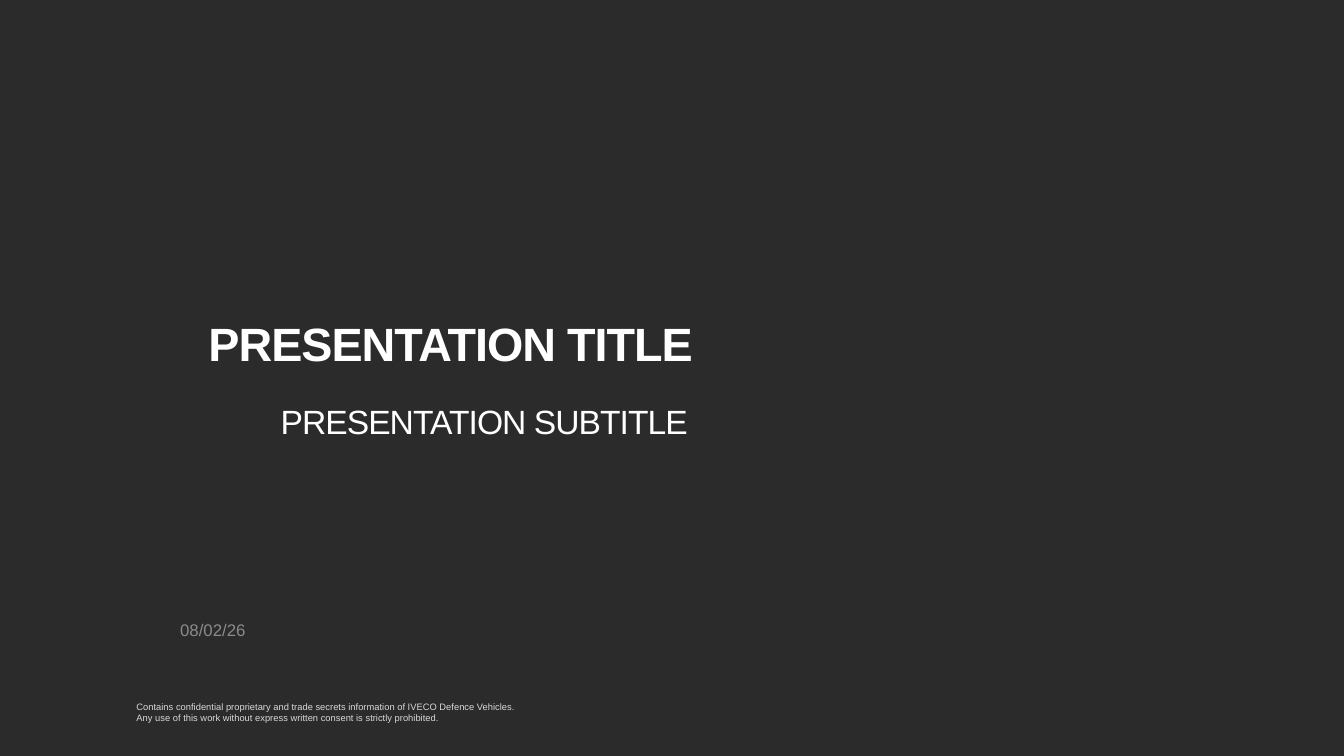
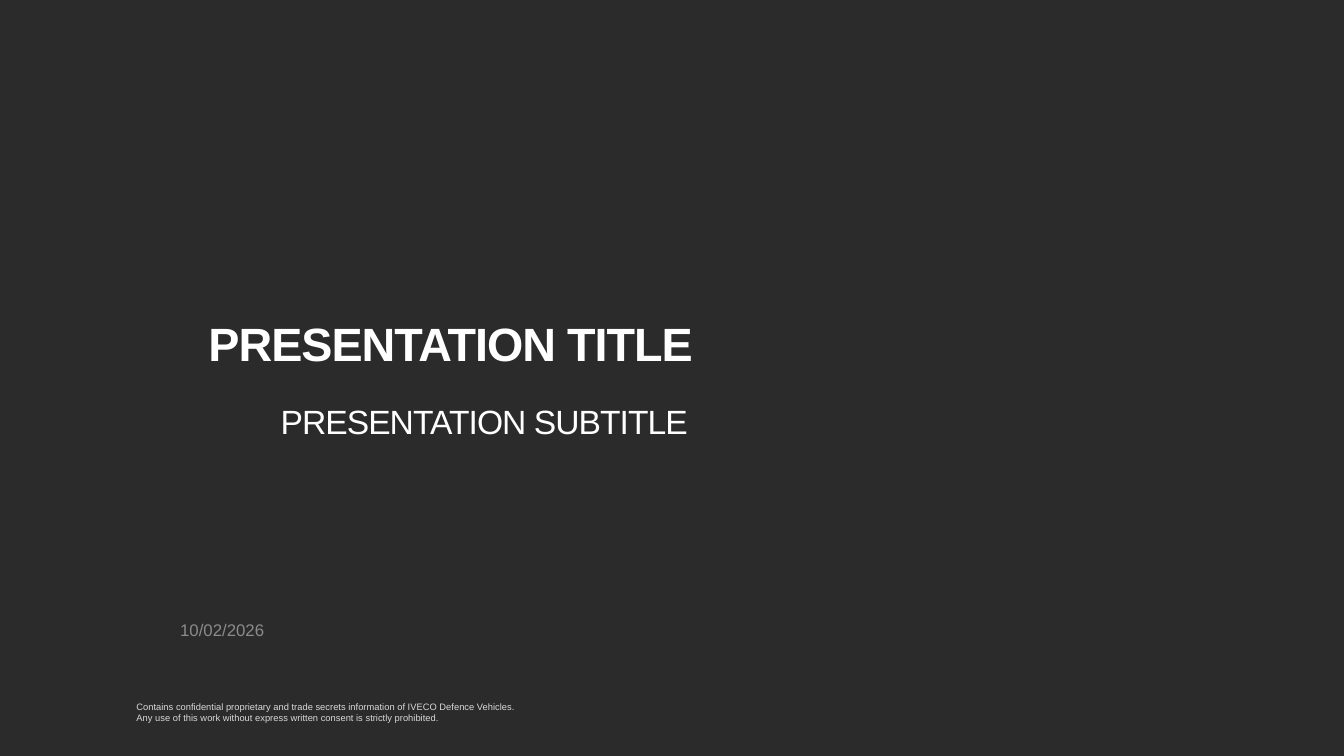
Before and after one commit to IDV-Share/quarto-presentation-templates, a slide deck: slide 1 of _extensions/IDV-Share/quarto-presentation-templates/reference/IDV-template.pptx. Drawn at 1344x756 pixels with LibreOffice and Linux fonts; fonts in the diff are those of the drawing; background and template pictures are left out; a plain dark background stands for a picture behind light text. Boxes give left, top, right and bottom in pixels: in the first picture for what was removed or moved away, otherwise in the second. Text is boxed around its words. In the diff, an @@ line names an element or a change of style, - is before the commit and + after.

```diff
--- a/_extensions/IDV-Share/quarto-presentation-templates/reference/IDV-template.pptx
+++ b/_extensions/IDV-Share/quarto-presentation-templates/reference/IDV-template.pptx
@@ text at (180,624,264,636): text changed @@
-08/02/26
+10/02/2026
```
Also in this commit, not shown: 2 other slides changed, 8 other files.
